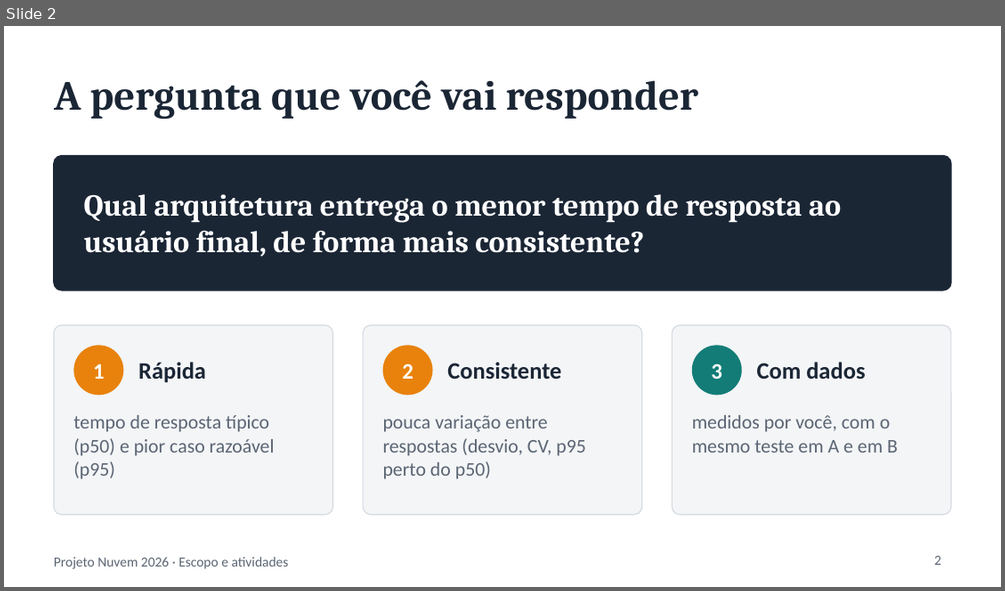
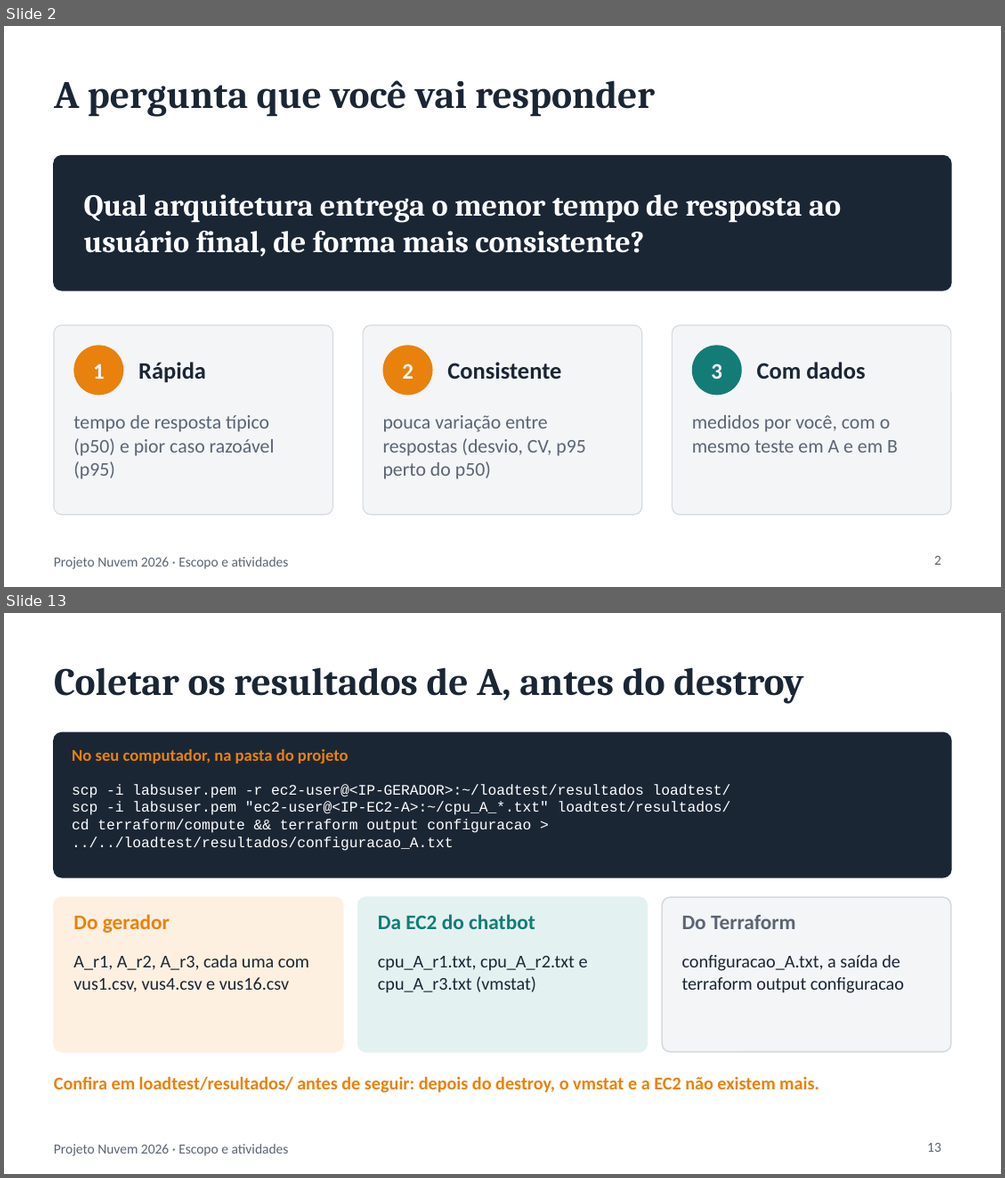
Before and after one commit to emadruga/projeto-aws-chatbot, a slide deck: docs/slides/ESCOPO_E_ATIVIDADES.pptx. Shown one above the other, each under a label of ours: slide 2 before the commit, slides 2 and 13 after it; the slides between them are not shown. The pictures are 1005x591 and 1005x1178 pixels, drawn with LibreOffice and Linux fonts; fonts in the diff are those of the drawing. Boxes give left, top, right and bottom in pixels: in the first picture for what was removed or moved away, otherwise in the second. Text is boxed around its words. In the diff, an @@ line names an element or a change of style, - is before the commit and + after.

```diff
--- a/docs/slides/ESCOPO_E_ATIVIDADES.pptx
+++ b/docs/slides/ESCOPO_E_ATIVIDADES.pptx
@@ slide 13 added at (4, 613, 1001, 1174), background #FFFFFF; not listed: 1 template element that a slide beside it also shows @@
@@ title added at (54, 667, 803, 704), 28 pt, text #1B2635, bold @@
+Coletar os resultados de A, antes do destroy
@@ rounded rectangle added at (54, 732, 951, 877), fill #1B2635, outline #1B2635 1 pt @@
@@ text added at (72, 749, 348, 763), 12 pt, text #E8820C, bold @@
+No seu computador, na pasta do projeto
@@ text added at (72, 784, 731, 851), 10.5 pt, text #FFFFFF @@
+scp -i labsuser.pem -r ec2-user@<IP-GERADOR>:~/loadtest/resultados loadtest/
+scp -i labsuser.pem "ec2-user@<IP-EC2-A>:~/cpu_A_*.txt" loadtest/resultados/
+cd terraform/compute && terraform output configuracao > ../../loadtest/resultados/configuracao_A.txt
@@ rounded rectangle added at (54, 897, 343, 1052), fill #FDF0E1, outline #FDF0E1 1 pt @@
@@ rounded rectangle added at (358, 897, 647, 1052), fill #E3F2F1, outline #E3F2F1 1 pt @@
@@ rounded rectangle added at (662, 897, 951, 1052), fill #F3F5F7, outline #D5DAE0 1 pt @@
@@ text added at (73, 914, 170, 933), 15 pt, text #E8820C, bold @@
+Do gerador
@@ text added at (378, 914, 535, 929), 15 pt, text #137C77, bold @@
+Da EC2 do chatbot
@@ text added at (682, 915, 796, 929), 15 pt, text #5B6573, bold @@
+Do Terraform
@@ text added at (73, 955, 309, 992), 13 pt, text #1B2635 @@
+A_r1, A_r2, A_r3, cada uma com vus1.csv, vus4.csv e vus16.csv
@@ text added at (378, 956, 588, 993), 13 pt, text #1B2635 @@
+cpu_A_r1.txt, cpu_A_r2.txt e cpu_A_r3.txt (vmstat)
@@ text added at (682, 955, 904, 993), 13 pt, text #1B2635 @@
+configuracao_A.txt, a saída de terraform output configuracao
@@ text added at (54, 1076, 819, 1093), 13 pt, text #E8820C, bold @@
+Confira em loadtest/resultados/ antes de seguir: depois do destroy, o vmstat e a EC2 não existem mais.
@@ page number added at (927, 1143, 941, 1151), 10 pt, text #5B6573 @@
+13
@@ slide 2 changed as well @@
@@ title "A pergunta que você vai ..." at (54, 80, 655, 117): size 30 to 28 pt @@
```
Also in this commit, not shown: 10 other slides changed, 12 other slides added, 8 slides removed, 5 other files.
